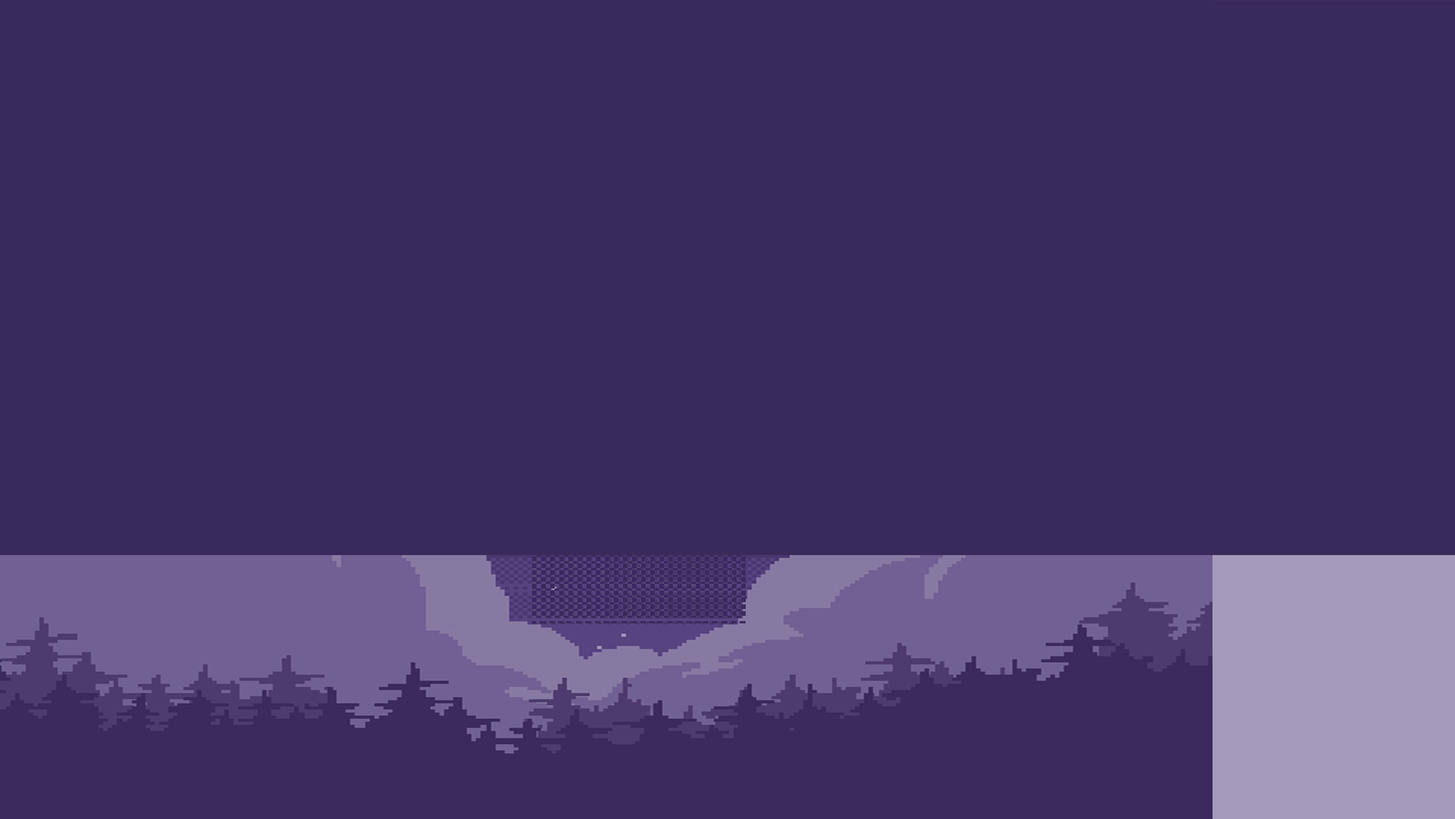
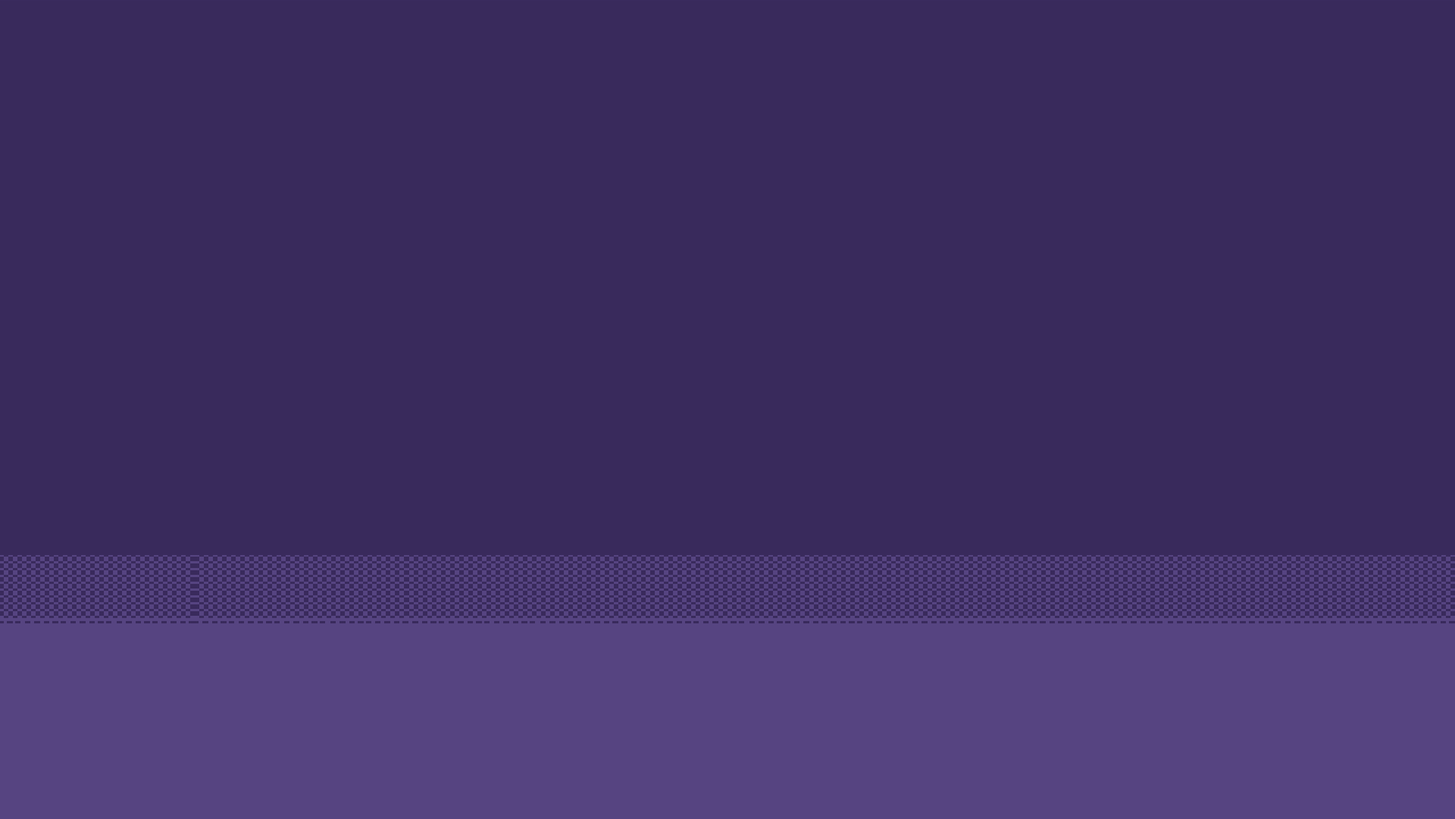
Two versions of the same layered image (1455×819). Layer-by-layer changes:
renamed "Layer 5 copy 3" to "Layer 5 copy 7", painted on it over left=0, top=554, right=1455, bottom=624
"Layer 2": opacity 54% → 100% over left=0, top=0, right=1455, bottom=819
